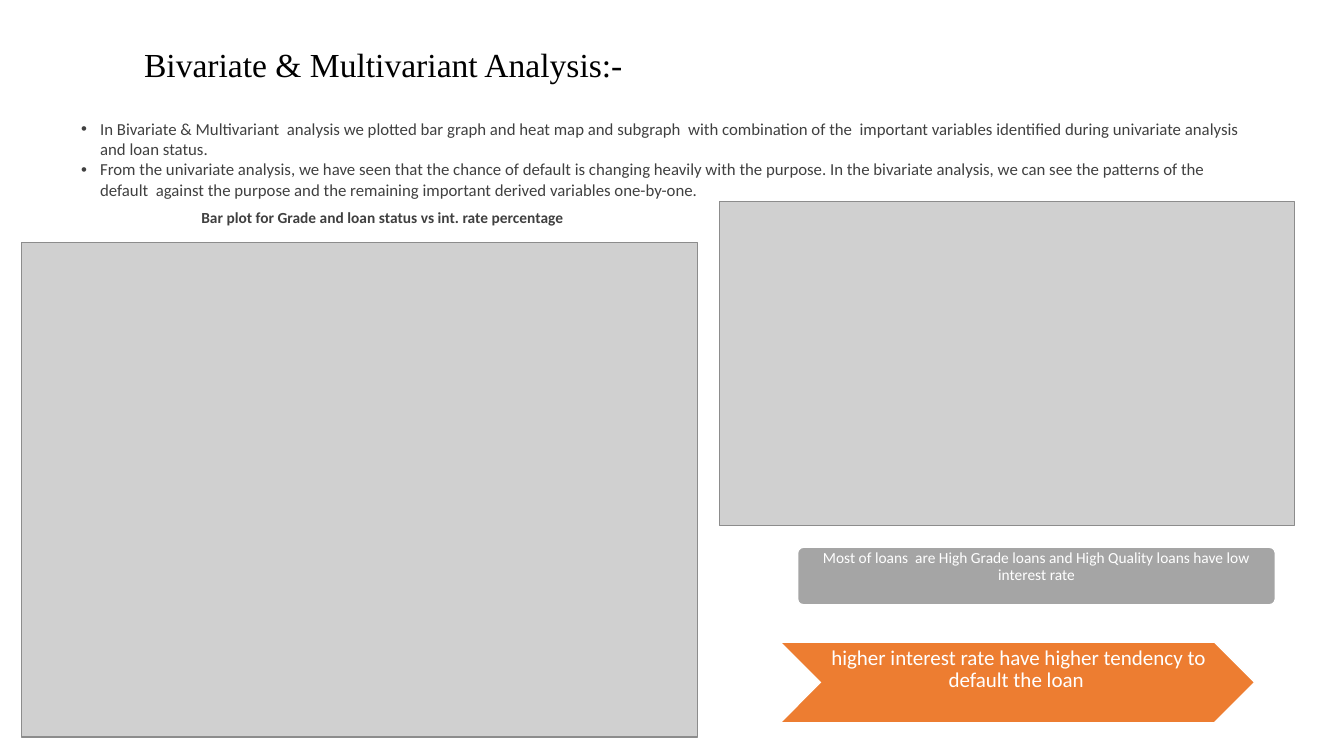
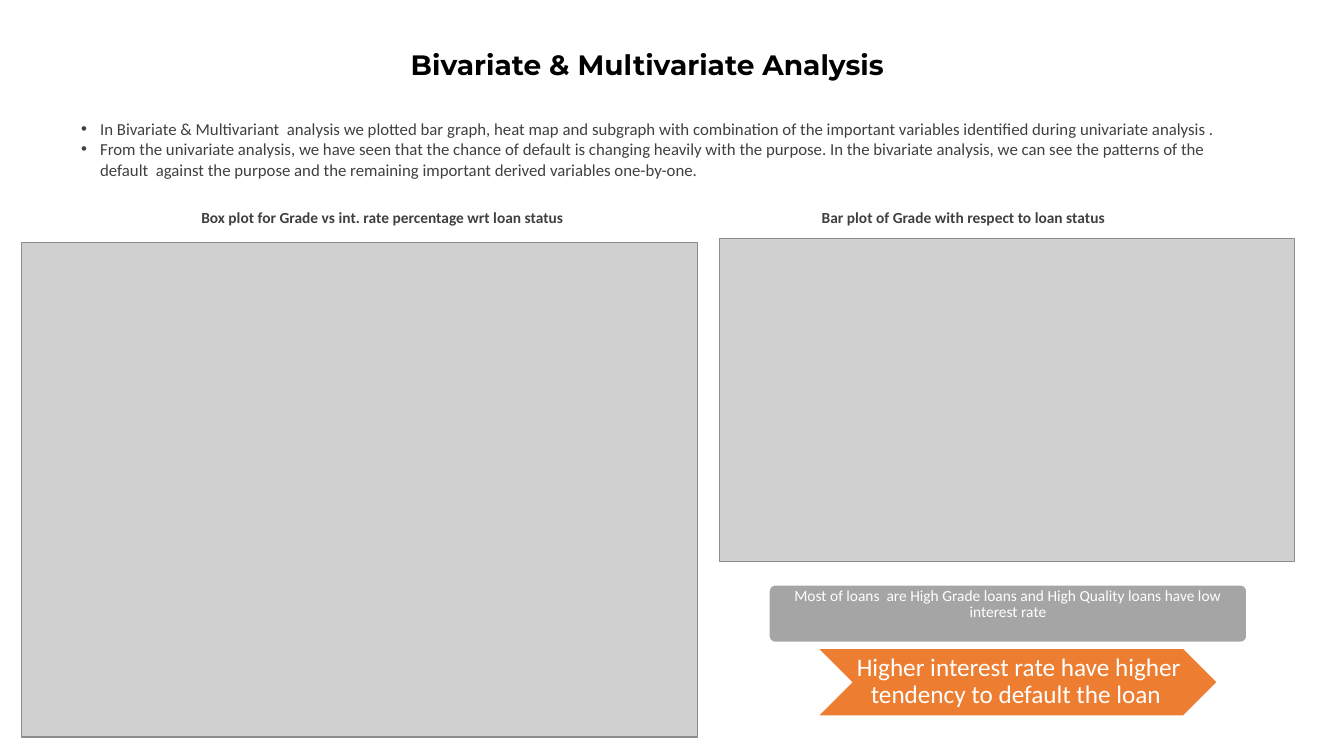
Before and after one commit to shuklavaibhav1994/Lending-Club-Case-Study, a slide deck: slide 12 of Lending_Club_Vaibhav_Pankaj.pptx. Drawn at 1344x756 pixels with LibreOffice and Linux fonts; fonts in the diff are those of the drawing; grey boxes stand for pictures; background and template pictures are left out. Boxes give left, top, right and bottom in pixels: in the first picture for what was removed or moved away, otherwise in the second. Text is boxed around its words. In the diff, an @@ line names an element or a change of style, - is before the commit and + after.

```diff
--- a/Lending_Club_Vaibhav_Pankaj.pptx
+++ b/Lending_Club_Vaibhav_Pankaj.pptx
@@ title at [411,53,883,81]: text changed; size 24 to 20 pt; font Times New Roman to Montserrat; bold on @@
-Bivariate & Multivariant Analysis:-
+Bivariate & Multivariate Analysis
@@ text at [100,123,1205,138]: text changed @@
-• In Bivariate & Multivariant analysis we plotted bar graph and heat map and subgraph with combination of the important variables identified during univariate analysis and loan status.
+• In Bivariate & Multivariant analysis we plotted bar graph, heat map and subgraph with combination of the important variables identified during univariate analysis .
@@ text at [201,212,563,226]: text changed @@
-Bar plot for Grade and loan status vs int. rate percentage
+Box plot for Grade vs int. rate percentage wrt loan status
@@ picture: place and size @@
-picture at [720,202,1295,525]
+picture at [720,238,1295,562]
@@ text added at [822,212,1104,226], 11 pt, text #404040, bold @@
+Bar plot of Grade with respect to loan status
@@ rounded rectangle: place and size @@
-rounded rectangle at [798,547,1275,605]
+rounded rectangle at [769,585,1247,642]
@@ text "Most of loans are High ...": place and size @@
-text "Most of loans are High ..." at [823,552,1250,580]
+text "Most of loans are High ..." at [794,590,1221,617]
@@ chevron: place and size @@
-chevron at [780,642,1255,723]
+chevron at [818,648,1218,716]
@@ text at [857,658,1180,707]: text changed; size 15 to 18 pt @@
-higher interest rate have higher tendency to
-default the loan
+Higher interest rate have higher tendency to default the loan
```
Also in this commit, not shown: 21 other slides changed, 1 slide added.
